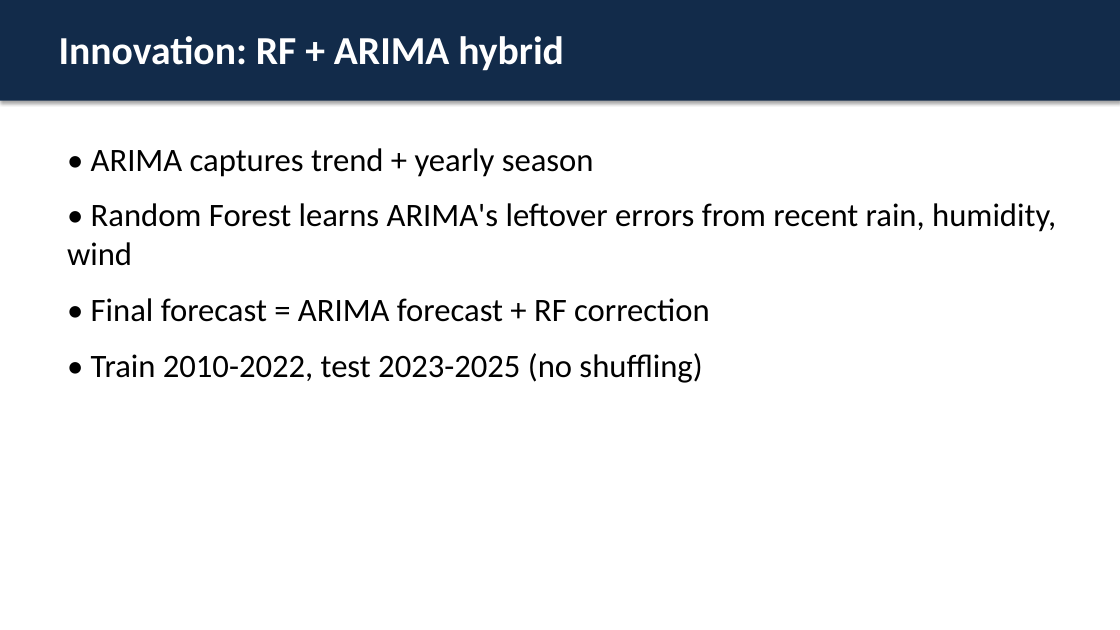
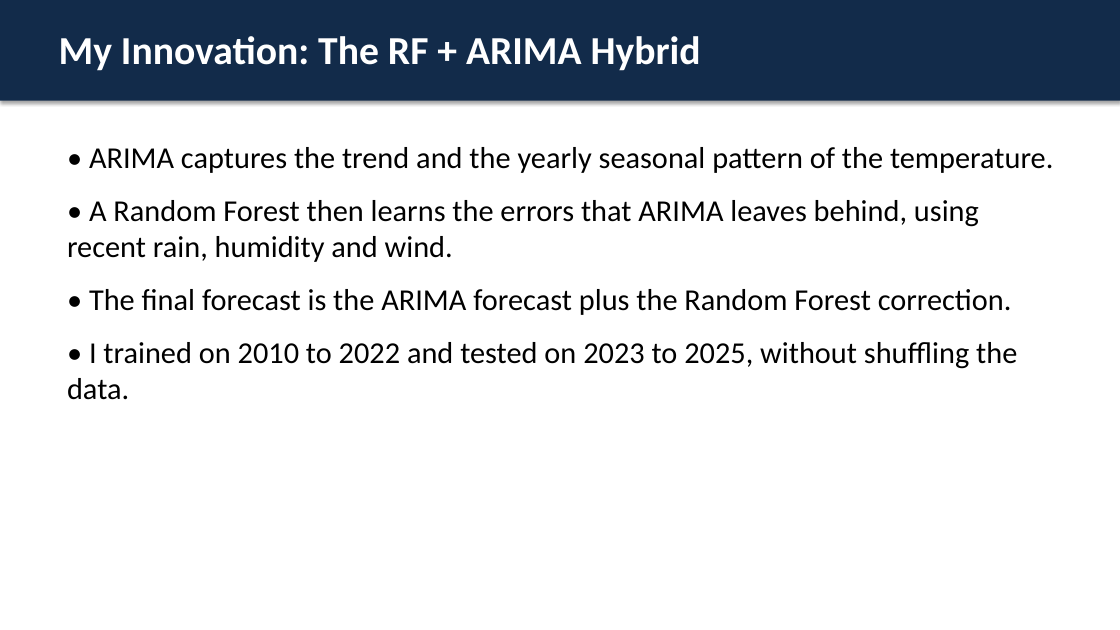
Before and after one commit to Dimashi2002/ensemble-learning-dashboard-lk, a slide deck: slide 2 of slides/Presentation.pptx. Drawn at 1120x630 pixels with LibreOffice and Linux fonts; fonts in the diff are those of the drawing. Boxes give left, top, right and bottom in pixels: in the first picture for what was removed or moved away, otherwise in the second. Text is boxed around its words. In the diff, an @@ line names an element or a change of style, - is before the commit and + after.

```diff
--- a/slides/Presentation.pptx
+++ b/slides/Presentation.pptx
@@ text at box(59, 36, 701, 71): text changed @@
-Innovation: RF + ARIMA hybrid
+My Innovation: The RF + ARIMA Hybrid
@@ text at box(67, 147, 1053, 400): text changed; size 28 to 26 pt @@
-• ARIMA captures trend + yearly season
-• Random Forest learns ARIMA's leftover errors from recent rain, humidity, wind
-• Final forecast = ARIMA forecast + RF correction
-• Train 2010-2022, test 2023-2025 (no shuffling)
+• ARIMA captures the trend and the yearly seasonal pattern of the temperature.
+• A Random Forest then learns the errors that ARIMA leaves behind, using recent rain, humidity and wind.
+• The final forecast is the ARIMA forecast plus the Random Forest correction.
+• I trained on 2010 to 2022 and tested on 2023 to 2025, without shuffling the data.
```
Also in this commit, not shown: 4 other slides changed, 2 other files.
